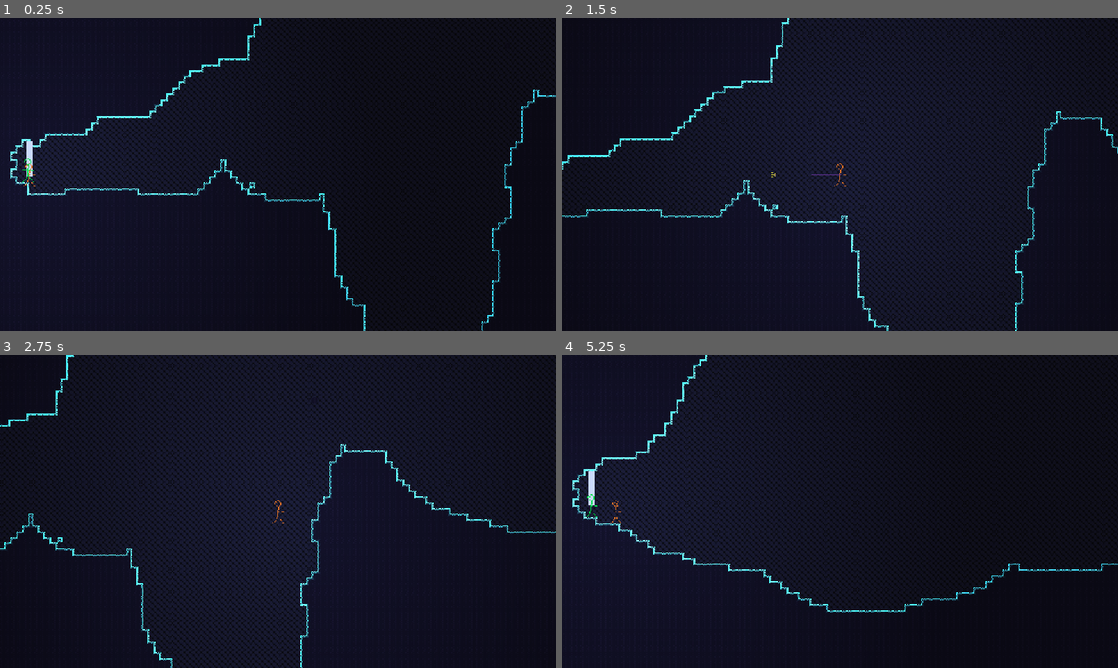
Above: before the commit, frames 1-4 (two rows, left to right).
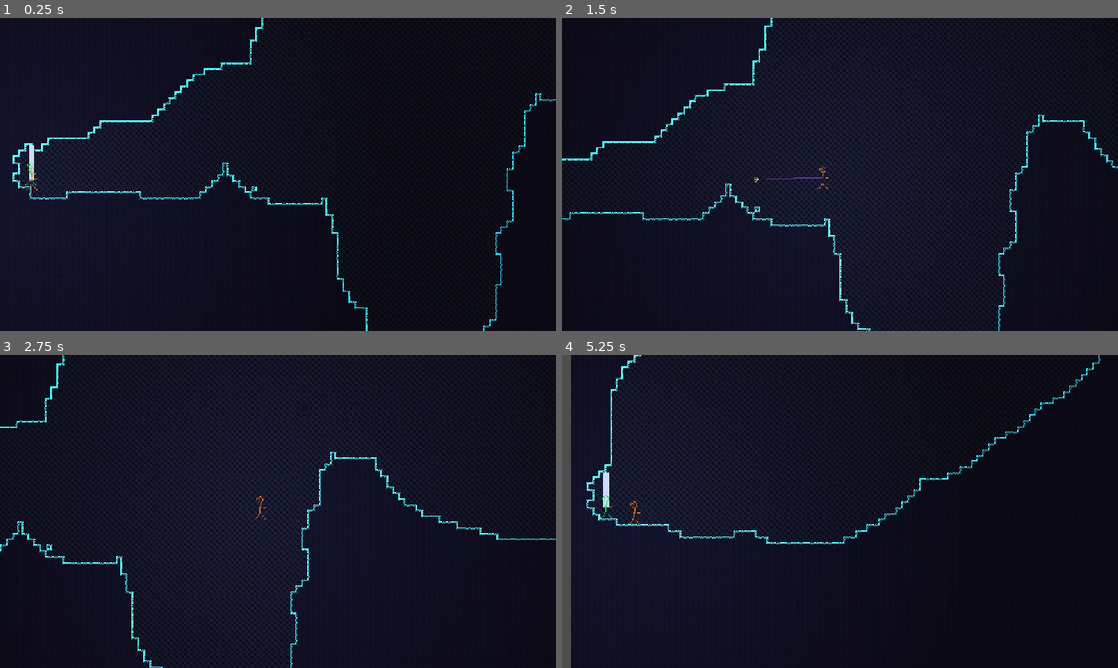
Above: after the commit, the same moments.

Repository: henreedev/exponential-climb
Game: Godot game, scene res://scenes/game.tscn
Same seed, same stepped clock (60 frames per second), same inputs: the game is played once before the commit and once after it. The engine's default icon, where the game draws it, is replaced by a stand-in: a white triangle on a blue panel in a dark square.
Inputs (mouse positions are in pixels of both pictures, inside the frame that each line leads up to):
- Up to frame 1 (0.25 s): no input
- Up to frame 2 (1.5 s): move the mouse to (962, 158) at 0.52 s; press the mouse at (962, 158) at 0.53 s; hold D (move_right) from 0.53 s (still down); tap Space (jump) at 0.77 s; move the mouse to (728, 190) at 1.27 s; release the mouse at (728, 190) at 1.28 s; click (728, 190) at 1.35 s
- Up to frame 3 (2.75 s): tap Space (jump) at 1.52 s; move the mouse to (333, 442) at 2.02 s; release D (move_right) at 2.03 s; hold A (move_left) from 2.03 s (still down); hold Right mouse button (secondary_attack) from 2.03 s (still down); click (333, 442) at 2.3 s
- Up to frame 4 (5.25 s): move the mouse to (812, 574) at 2.77 s; release A (move_left) at 2.78 s; release Right mouse button (secondary_attack) at 2.78 s; hold D (move_right) 2.78-4.28 s; tap Middle mouse button (teleport_enemy) at 2.85 s; tap Space (jump) at 3.02, 3.77, 4.52 s; click (812, 574) at 3.05 s; move the mouse to (1006, 558) at 3.52 s; hold R (test_generate_new_room) 3.53-4.28 s; click (1006, 558) at 3.8 s; move the mouse to (673, 464) at 4.27 s; hold A (move_left) 4.28-5.03 s; tap Q (toggle_loop) at 4.35 s; click (673, 464) at 4.55 s; move the mouse to (867, 511) at 5.02 s; press the mouse at (867, 511) at 5.03 s; hold D (move_right) from 5.03 s (still down)

The runs differ from the first frame. In frame 1, 5.3% of the frame differs, in the area x 1-100%, y 0-100%; in frame 2, 24%, in the area x 0-100%, y 0-100%; in frame 3, 15%; in frame 4, 11%.

Commit message:
add camera lookahead

Diff:
--- a/scenes/player/player.tscn
+++ b/scenes/player/player.tscn
@@ -26,6 +26,8 @@
 unique_name_in_owner = true
 zoom = Vector2(1.5, 1.5)
 process_callback = 0
+limit_smoothed = true
+position_smoothing_enabled = true
 position_smoothing_speed = 9.23
 
 [node name="PointLight2D" type="PointLight2D" parent="."]
--- a/scripts/enemy/enemy.gd
+++ b/scripts/enemy/enemy.gd
@@ -5,6 +5,13 @@
 
 enum Class {
 	BASIC_MELEE, ## e.g. Lemurian from RoR1
+}
+
+enum State {
+	IDLE, ## The enemy is unaware of the player.
+	CHASING, ## The enemy has a path to the player and is following it.
+	ATTACKING, ## The enemy is performing an attack.
+	STUNNED, ## The enemy is in hitstun.
 }
 
 ## Dict from class type to the PlayerClass resource storing information on that class.
@@ -16,14 +23,31 @@
 ## The type of this enemy.
 var _class : Class
 
-## Determines overall strength, factoring into damage on hit.
-var base_damage : Stat
+## The current state of this enemy.
+var state : State
+
+#region Player detection
+## The radius within which the enemy will path to the player if they have LOS.
+const PLAYER_DETECTION_RADIUS := 300.0
+const PLAYER_DETECTION_RADIUS_SQRD := PLAYER_DETECTION_RADIUS * PLAYER_DETECTION_RADIUS
+## Multiply y by this value when checking player distance, so as to detect the player in a horizontal oval shape
+const PLAYER_DETECTION_Y_MULT := 0.5
+## The time between detection radius checks.
+const DETECTION_INTERVAL := 1.0
+## Whether the enemy is in range to LOS check the player.
+var detects_player := false
+var player : Player
+#region Player detection
 
 #region Health
 const DEFAULT_MAX_HEALTH := 100
 var hc : HealthComponent
 #endregion Health
 
+#region Attack stats
+## Determines overall strength, factoring into damage on hit.
+var base_damage : Stat
+
 ## The range at which the enemy will attempt to attack the player.
 var range : Stat
 
@@ -35,6 +59,7 @@
 
 ## Multiplier on the speed of attacks. Affects attack delay and cooldown
 var attack_speed : Stat
+#endregion Attack stats
 
 
 #region Physics vars
@@ -55,6 +80,8 @@
 # Called when the node enters the scene tree for the first time.
 func _ready():
 	Global.enemy = self
+	player = Global.player
+	state = State.IDLE
 	velocity = Vector2(0, 0)
 	_initialize_enemy_class()
 
@@ -92,6 +119,19 @@
 
 #endregion Classes
 
+#region Player detection methods
+func player_in_detection_radius():
+	var diff = player.global_position - global_position
+	diff.y *= PLAYER_DETECTION_Y_MULT
+	return diff.length_squared() < PLAYER_DETECTION_RADIUS_SQRD
+
+func player_in_los():
+	var result = Pathfinding.do_raycast(global_position, player.global_position)
+	return result != Vector2.INF
+
+
+
+#endregion Player detection methods
 
 #region Pathfinding methods
 func nextPoint():
@@ -165,9 +205,10 @@
 #region Damage interaction methods
 ## Deals damage to the enemy's health component, displays visuals, and applies knockback (TODO)
 func take_damage(damage : float):
-	# TODO apply resistances?
 	hc.take_damage(damage)
 	print("Damage taken: ", damage, ", New health: ", hc.health)
 	DamageNumbers.create_damage_number(damage, global_position + Vector2.UP * 16)
 
+#func die()
+
 #endregion Damage interaction methods
--- a/scripts/player/player.gd
+++ b/scripts/player/player.gd
@@ -57,10 +57,10 @@
 
 #region Weapon-related stats
 const DEFAULT_BASE_DAMAGE := 10.0
-var range : Stat ## Float modifier defaulting to 1.00
-var attack_speed : Stat ## Float modifier defaulting to 1.00
 var base_damage : Stat ## Float defaulting to 10
 var area : Stat ## Float modifier defaulting to 1.00
+var attack_speed : Stat ## Float modifier defaulting to 1.00
+var range : Stat ## Float modifier defaulting to 1.00
 #endregion Weapon-related stats
 
 #endregion Player stats
@@ -130,6 +130,11 @@
 
 #region Camera
 @onready var camera: Camera2D = %Camera2D
+## The camera can look ahead of the movement direction when the player's moving quickly.
+var look_ahead_enabled := true
+## These are the bounds of the look-ahead.
+const CAMERA_LOOK_AHEAD_BOUNDS = Vector2(100, 100)
+var target_offset : Vector2
 #endregion Camera
 
 func _ready() -> void:
@@ -140,11 +145,13 @@
 	_initialize_player_class()
 
 	pick_weapon(Weapon.Type.GRAPPLE_HOOK)
-	#area.append_add_mod(1)
-	#range.append_add_mod(1)
-	#attack_speed.append_add_mod(1)
-	base_damage.append_mult_mod(2)
-
+
+func _process(delta : float) -> void:
+	if look_ahead_enabled:
+		_calculate_target_offset(delta)
+		_move_towards_target_offset(delta)
+	else:
+		camera.offset = Vector2.ZERO
 #region Perks
 
 
@@ -293,7 +300,6 @@
 	apply_frictions(delta)
 
 #endregion Reimplementing basic physics
-
 func _physics_process(delta: float) -> void:
 	# Ensure velocity does not grow while at a visible standstill
 	if get_real_velocity().length_squared() < 0.005:
@@ -424,6 +430,29 @@
 			set_physics_ratio_decrease(0.0)
 #endregion Movement
 
+#region Camera
+func _move_towards_target_offset(delta : float):
+	const LERP_STR = 2.0
+	const LINEAR_STR = 50.0
+	if not target_offset.is_equal_approx(camera.offset):
+		camera.offset = 0.2 * camera.offset.move_toward(target_offset, delta * LINEAR_STR) + \
+						0.8 * lerp(camera.offset, target_offset, delta * LERP_STR)
+
+func _calculate_target_offset(delta : float):
+	var x_speed = abs(velocity.x)
+	var y_speed = abs(velocity.y)
+	#var speed_sqrd = velocity.length_squared()
+	const VEL_WEIGHT = 3.0 # How much does velocity move camera?
+	var x_vel_weight = clampf(lerpf(999, VEL_WEIGHT, x_speed / 400.0), 3, 999)
+	var y_vel_weight = clampf(lerpf(999, VEL_WEIGHT, y_speed / 400.0), 3, 999)
+
+	target_offset.x = lerp(target_offset.x, velocity.x / x_vel_weight, delta * 3.0)
+	target_offset.y = lerp(target_offset.y, velocity.y / y_vel_weight, delta * 3.0)
+	target_offset.x = clampf(target_offset.x, -CAMERA_LOOK_AHEAD_BOUNDS.x, CAMERA_LOOK_AHEAD_BOUNDS.x)
+	target_offset.y = clampf(target_offset.y, -CAMERA_LOOK_AHEAD_BOUNDS.y, CAMERA_LOOK_AHEAD_BOUNDS.y)
+
+#endregion Camera
+
 #region Stat access
 func get_range():
 	return range.value()
